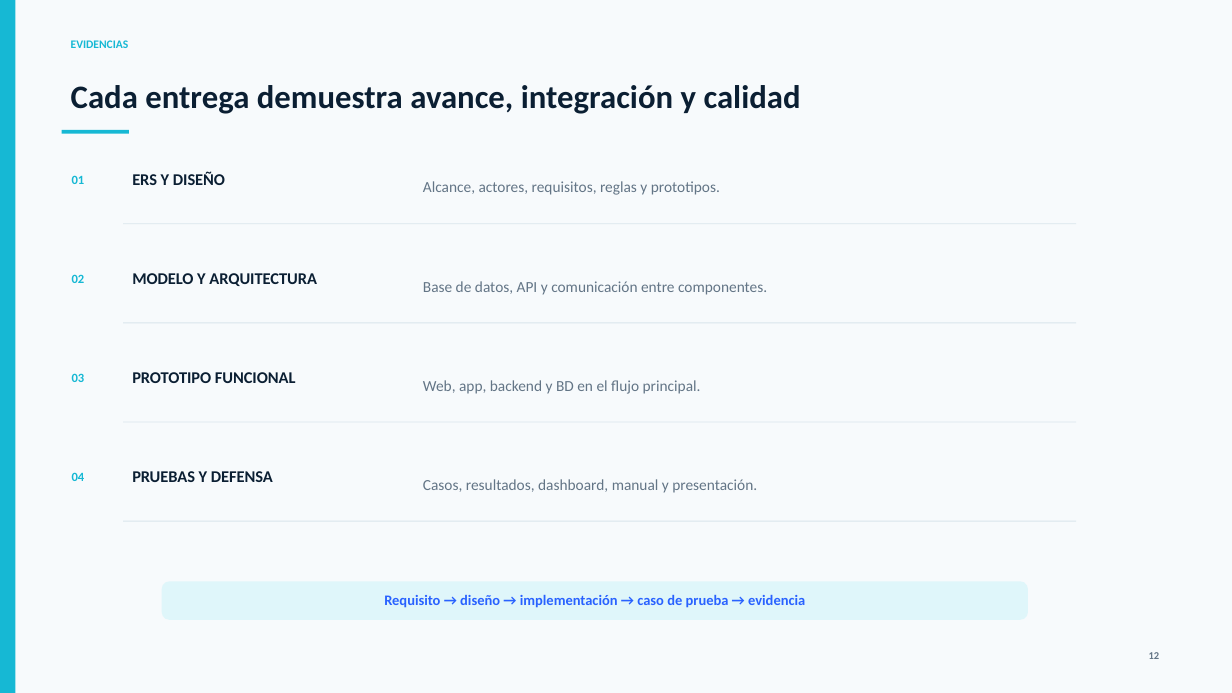
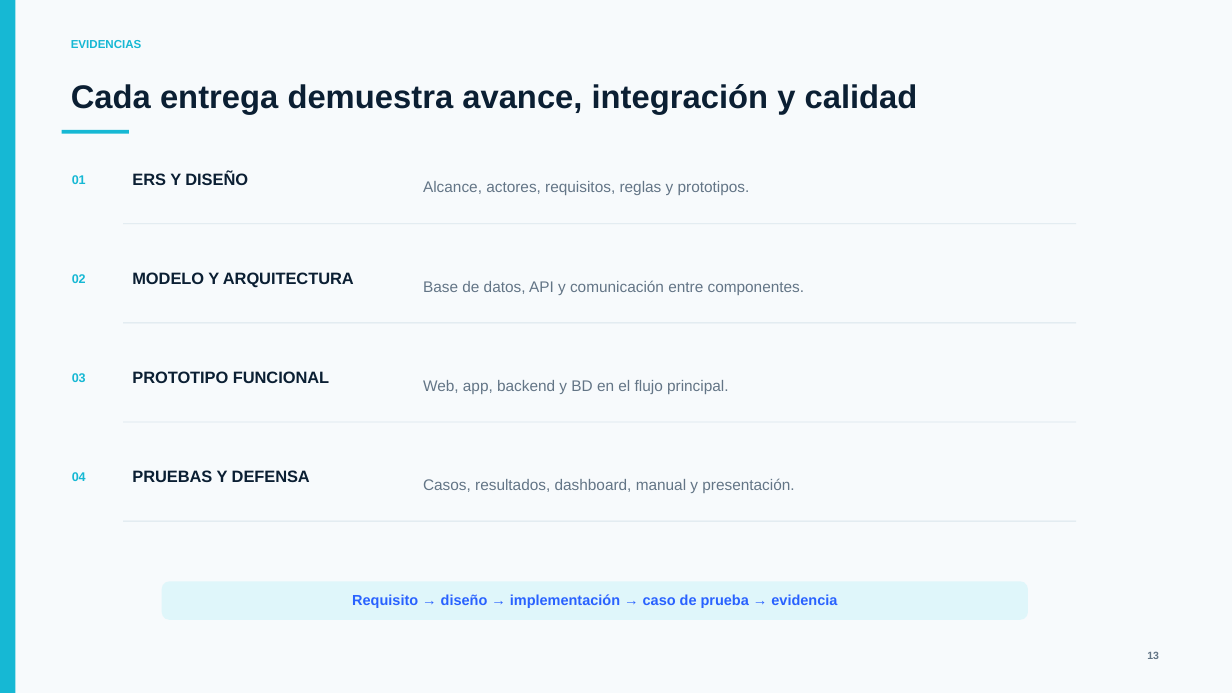
Before and after one commit to JoseHerreraNacho/CAPSTONE_011V_Grupo_2, a slide deck: slide 13 of Fase 1/Evidencias Grupales/Presentación Proyecto.pptx (slide 12 before the commit). Drawn at 1232x693 pixels with LibreOffice and Linux fonts; fonts in the diff are those of the drawing. Boxes give left, top, right and bottom in pixels: in the first picture for what was removed or moved away, otherwise in the second. Text is boxed around its words. In the diff, an @@ line names an element or a change of style, - is before the commit and + after.

```diff
--- a/Fase 1/Evidencias Grupales/Presentación Proyecto.pptx
+++ b/Fase 1/Evidencias Grupales/Presentación Proyecto.pptx
@@ font Calibri to Arial in 13 elements at (71,40,142,48), (71,84,918,115), (132,172,248,185), (423,181,750,195), (72,274,86,283), (132,272,354,288), (423,280,804,295), (132,371,329,383), (423,380,729,394), (72,472,86,481), (132,470,310,482), (423,478,794,493), (352,594,837,608) @@
@@ text at (1147,652,1159,659): text changed; font Calibri to Arial @@
-12
+13
```
Also in this commit, not shown: 11 other slides changed, 3 slides added, 3 slides removed.
